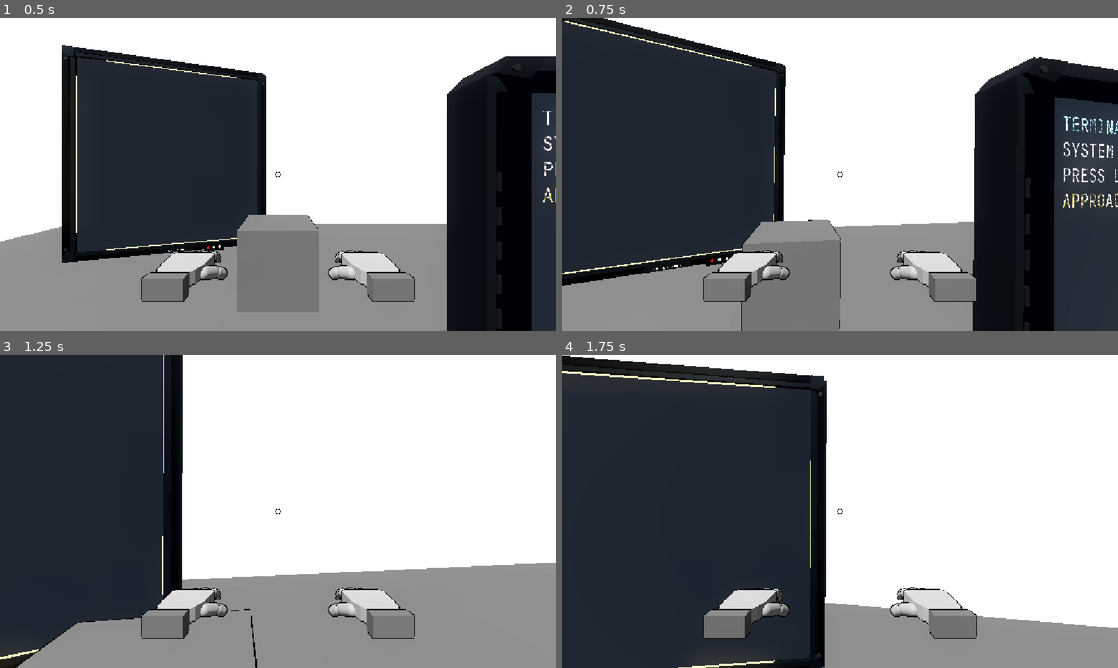
Above: before the commit, frames 1-4 (two rows, left to right).
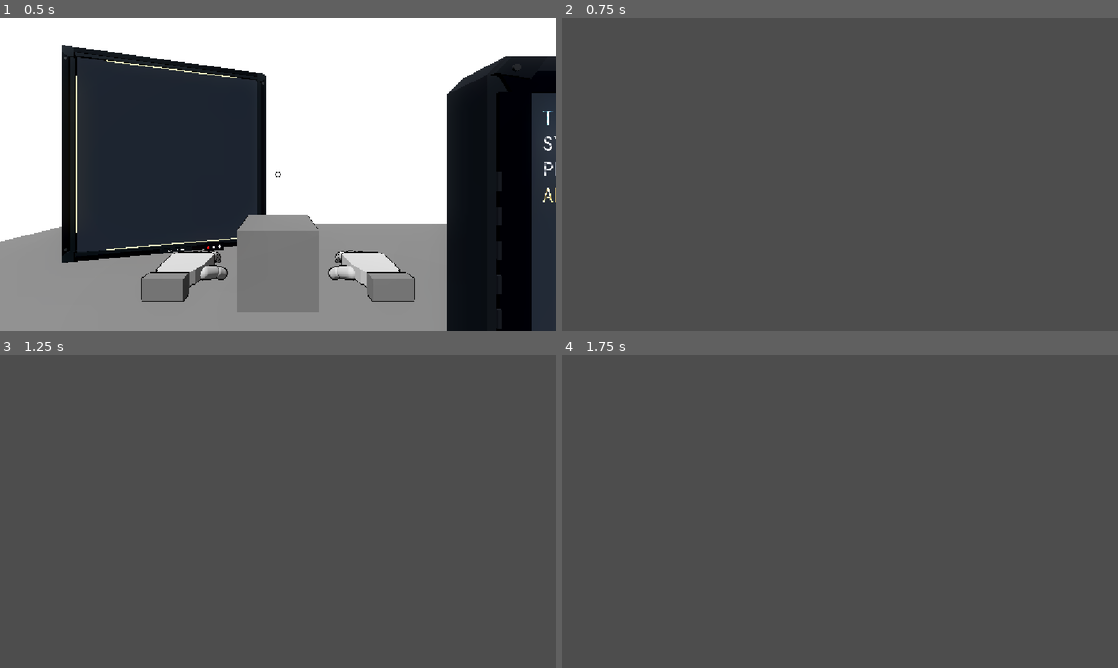
Above: after the commit, the same moments.

Repository: greedisfaust/fowl-play-project
Game: Godot game, scene res://arena/test_arena.tscn
The game is run twice, just before and just after one commit, with the same random seed, the same clock (stepped at 60 frames per second) and the same inputs.
Inputs (mouse positions are in pixels of both pictures, inside the frame that each line leads up to):
- Up to frame 1 (0.5 s): no input
- Up to frame 2 (0.75 s): tap Enter at 0.5 s; move the mouse to (867, 174) at 0.52 s; hold W (move_forward) from 0.53 s (still down); tap H at 0.6 s; click (867, 174) at 0.67 s
- Up to frame 3 (1.25 s): keep holding W (move_forward); tap Space (jump) at 0.77 s; tap J at 0.8 s
- Up to frame 4 (1.75 s): keep holding W (move_forward); move the mouse to (812, 511) at 1.27 s; tap J at 1.35 s; tap Space (jump) at 1.52 s; tap H at 1.55 s

Frame 1 is identical in both runs. In frame 2, 99% of the frame differs, in the area x 0-100%, y 0-100%; in frame 3, 100%; in frame 4, 100%.

Commit message:
feat: add temporary host and join shortcuts

Diff:
--- a/fowl-play/core/network.gd
+++ b/fowl-play/core/network.gd
@@ -71,6 +71,33 @@
 	multiplayer.connection_failed.connect(_on_connection_failed)
 	multiplayer.server_disconnected.connect(_on_server_disconnected)
 	_bootstrap.call_deferred()
+
+
+## TEMPORARY DEVELOPMENT SHORTCUTS.
+## H starts a host; J joins the local machine at 127.0.0.1.
+## Remove this handler before the production multiplayer menu is finalized.
+func _unhandled_key_input(event: InputEvent) -> void:
+	if not event is InputEventKey:
+		return
+	var key_event: InputEventKey = event as InputEventKey
+	if not key_event.pressed or key_event.echo:
+		return
+	if key_event.ctrl_pressed or key_event.alt_pressed or key_event.meta_pressed:
+		return
+	if key_event.shift_pressed:
+		return
+	if peer != null or _switching_session:
+		return
+
+	match key_event.physical_keycode:
+		KEY_H:
+			get_viewport().set_input_as_handled()
+			_debug_log("Temporary shortcut H: starting local host.")
+			_request_session(true, "")
+		KEY_J:
+			get_viewport().set_input_as_handled()
+			_debug_log("Temporary shortcut J: joining 127.0.0.1.")
+			_request_session(false, "127.0.0.1")
 
 func _bootstrap() -> void:
 	var hub: Node = get_node("/root/DebugHub")
